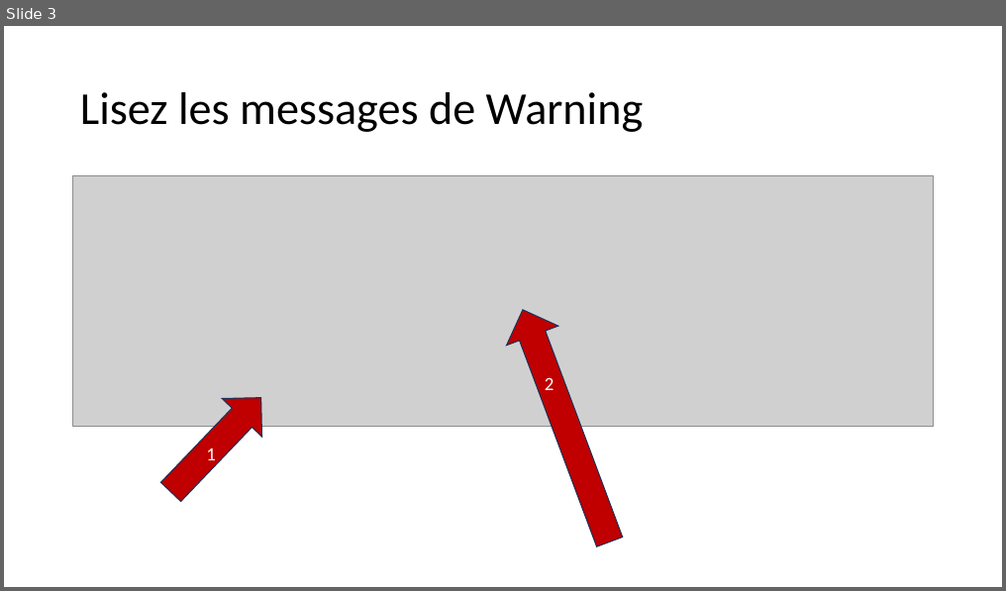
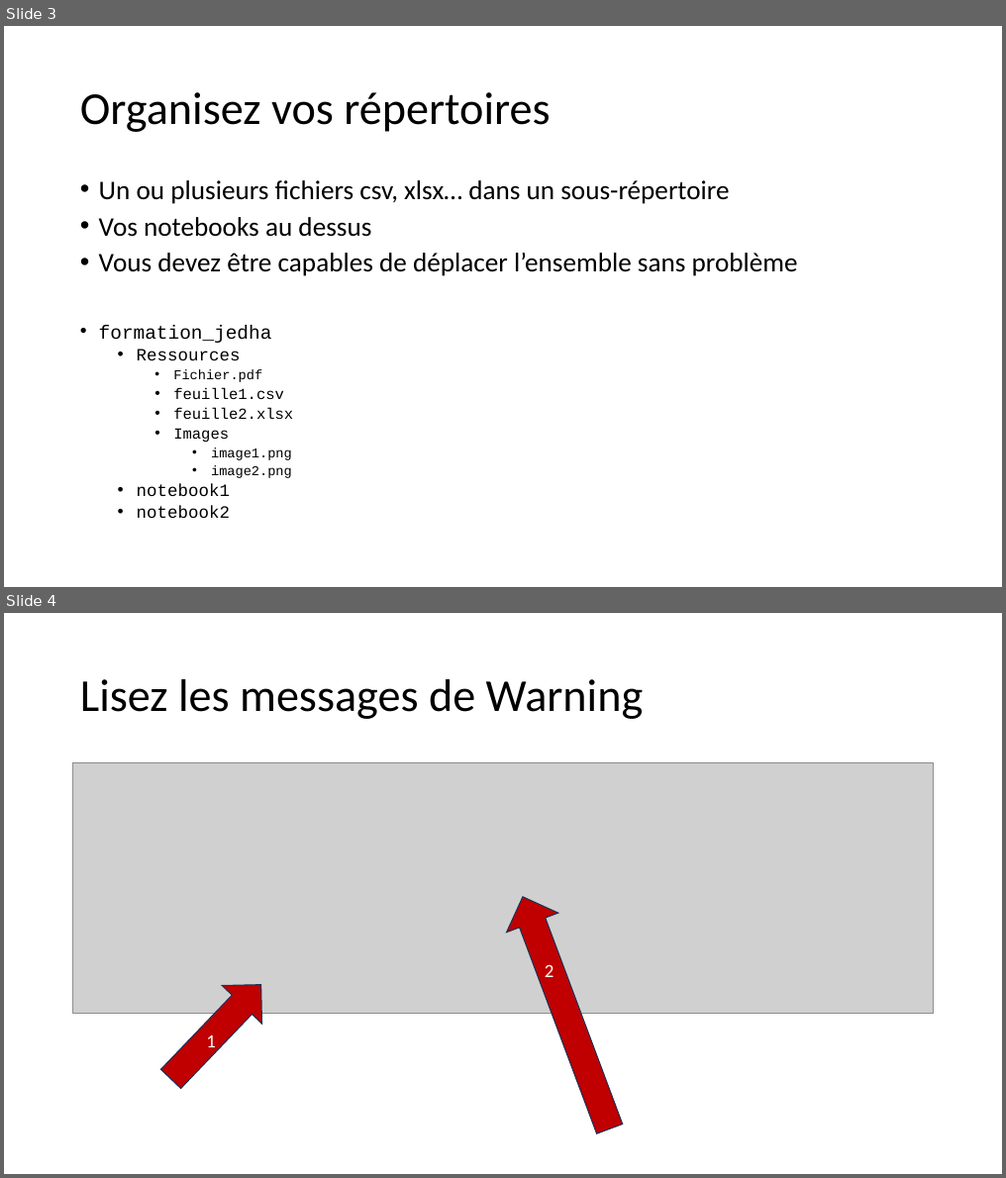
Before and after one commit to 40tude/Data_Essentials_Stage_Oct_2023, a slide deck: Notes de stage - Vendredi.pptx. Shown one above the other, each under a label of ours: slide 3 before the commit, slides 3 and 4 after it. The pictures are 1006x591 and 1006x1178 pixels, drawn with LibreOffice and Linux fonts; fonts in the diff are those of the drawing; grey boxes stand for pictures. Boxes give left, top, right and bottom in pixels: in the first picture for what was removed or moved away, otherwise in the second. Text is boxed around its words. In the diff, an @@ line names an element or a change of style, - is before the commit and + after.

```diff
--- a/Notes de stage - Vendredi.pptx
+++ b/Notes de stage - Vendredi.pptx
@@ slide 3 added at <box>4,26,1002,587</box>, background #FFFFFF @@
@@ title added at <box>80,92,549,132</box>, 44 pt, text #000000 @@
+Organisez vos répertoires
@@ text added at <box>99,180,798,518</box>, 25.9 pt, text #000000 @@
+• Un ou plusieurs fichiers csv, xlsx… dans un sous-répertoire
+• Vos notebooks au dessus
+• Vous devez être capables de déplacer l’ensemble sans problème
+• formation_jedha
+  • Ressources
+    • Fichier.pdf
+    • feuille1.csv
+    • feuille2.xlsx
+    • Images
+      • image1.png
+      • image2.png
+  • notebook1
+  • notebook2
@@ what was slide 3 is now slide 4 @@
```
Also in this commit, not shown: 3 other slides added, 1 slide removed, 2 other files.
